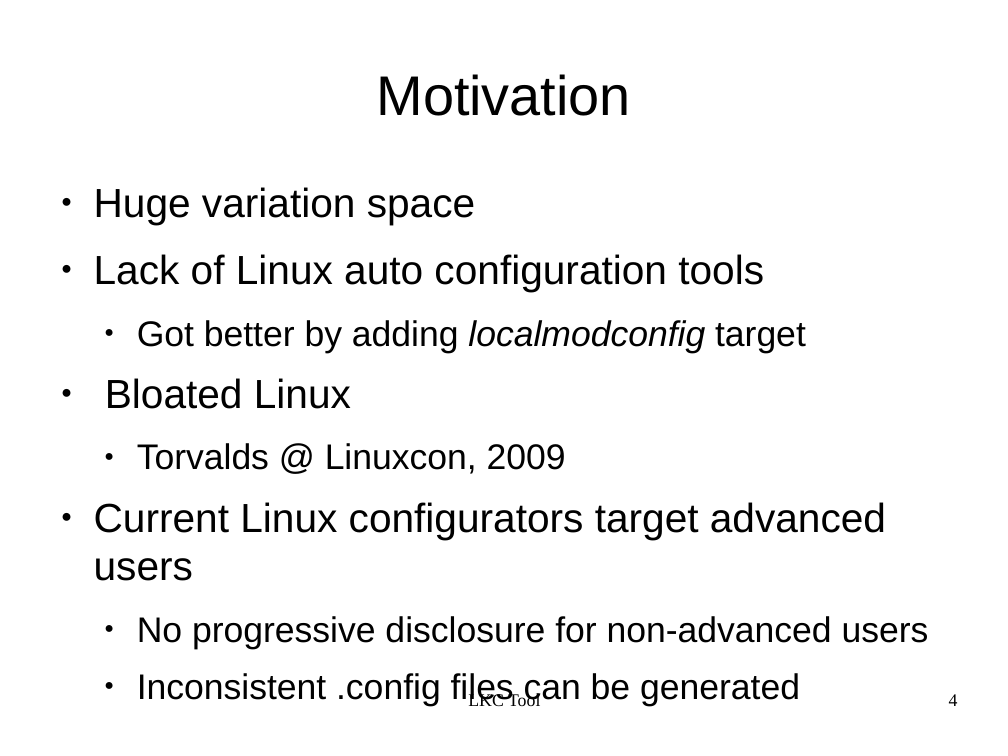
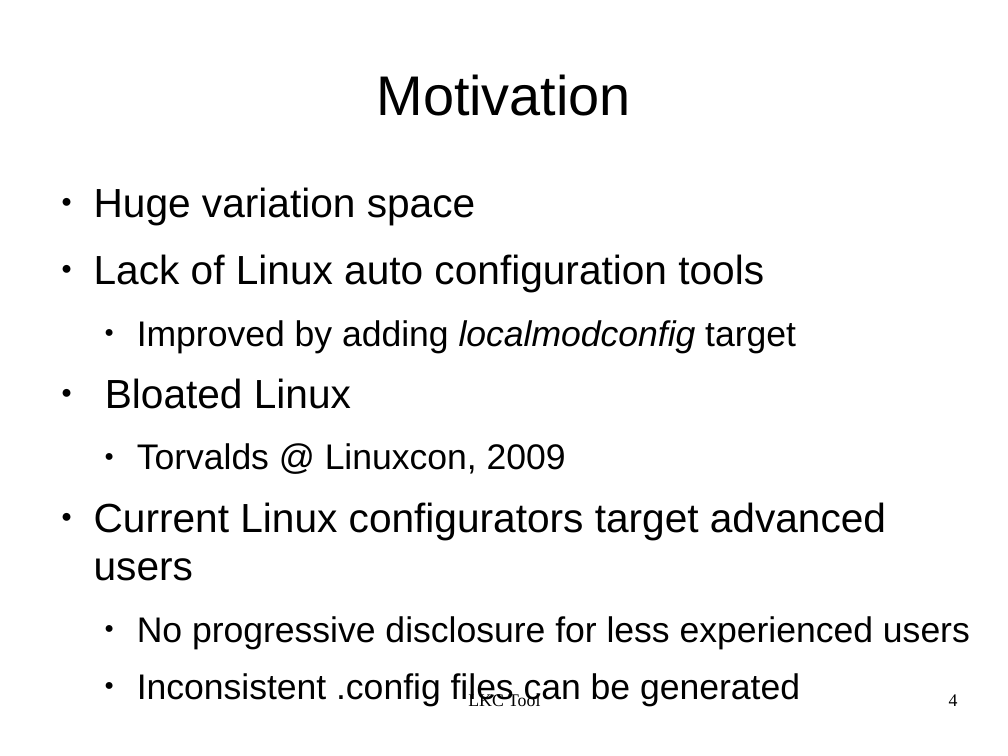
Before and after one commit to kbak/lkc, a slide deck: slide 4 of presentation/lkc.odp. Drawn at 1008x756 pixels with LibreOffice and Linux fonts; fonts in the diff are those of the drawing. Boxes give left, top, right and bottom in pixels: in the first picture for what was removed or moved away, otherwise in the second. Text is boxed around its words. In the diff, an @@ line names an element or a change of style, - is before the commit and + after.

```diff
--- a/presentation/lkc.odp
+++ b/presentation/lkc.odp
@@ text at [137,320,796,353]: text changed @@
-  ● Got better by adding localmodconfig target
+  ● Improved by adding localmodconfig target
@@ text at [137,616,970,649]: text changed @@
-  ● No progressive disclosure for non-advanced users
+  ● No progressive disclosure for less experienced users
```
Also in this commit, not shown: 15 other slides changed, 3 slides added.
